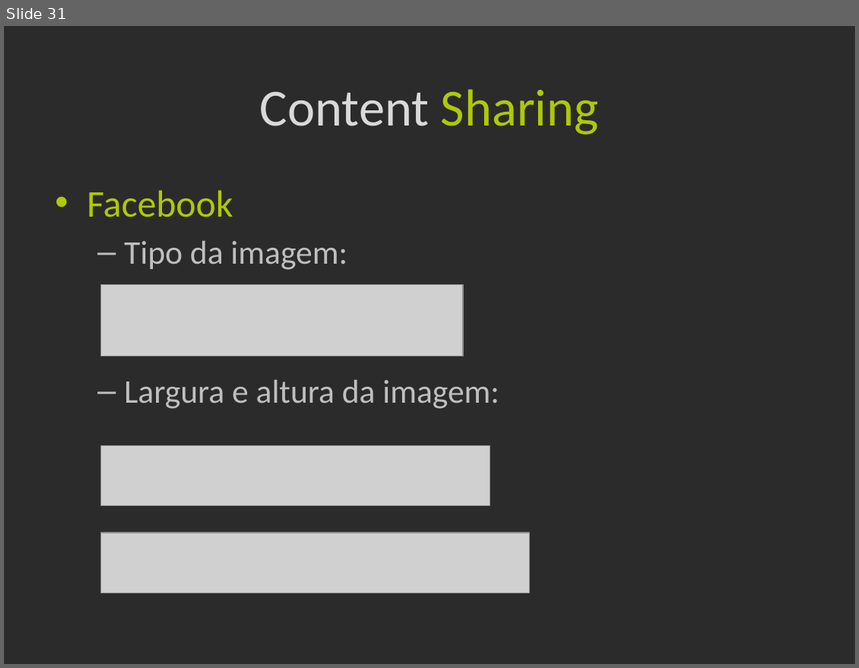
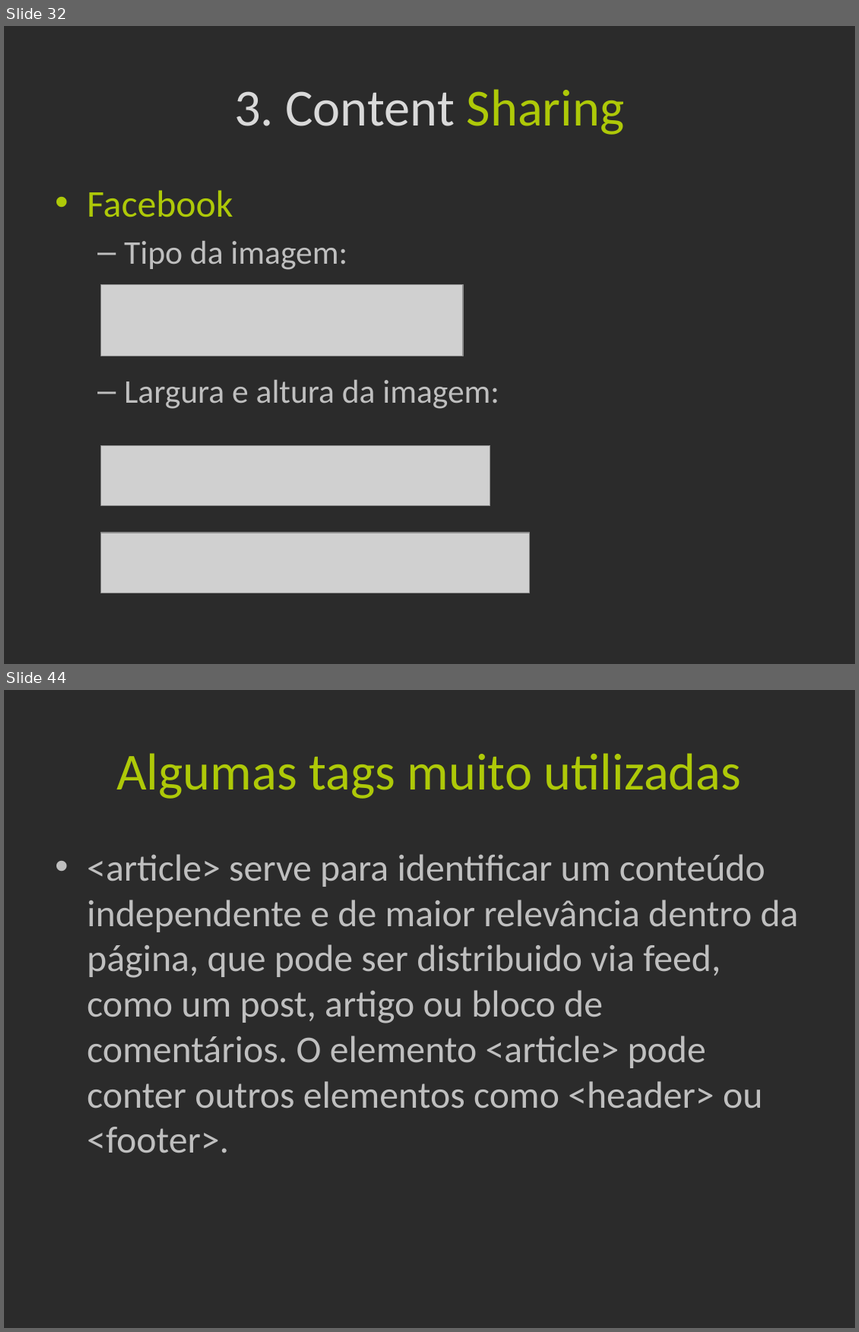
Before and after one commit to Frossard/HTML5-na-pratica, a slide deck: _Presentation/apresentacao.pptx. Shown one above the other, each under a label of ours: slide 31 before the commit, slides 32 and 44 after it; the slides between them are not shown. The pictures are 859x668 and 859x1332 pixels, drawn with LibreOffice and Linux fonts; fonts in the diff are those of the drawing; grey boxes stand for pictures; background and template pictures are left out; a plain dark background stands for a picture behind light text. Boxes give left, top, right and bottom in pixels: in the first picture for what was removed or moved away, otherwise in the second. Text is boxed around its words. In the diff, an @@ line names an element or a change of style, - is before the commit and + after.

```diff
--- a/_Presentation/apresentacao.pptx
+++ b/_Presentation/apresentacao.pptx
@@ slide 44 added at (4, 690, 855, 1328), background picture (left out) @@
@@ title added at (116, 753, 742, 799), 44 pt, text #AEC908 @@
+Algumas tags muito utilizadas
@@ text added at (87, 854, 799, 1154), 32 pt, text #BFBFBF @@
+• <article> serve para identificar um conteúdo independente e de maior relevância dentro da página, que pode ser distribuido via feed, como um post, artigo ou bloco de comentários. O elemento <article> pode conter outros elementos como <header> ou <footer>.
@@ what was slide 31 is now slide 32 @@
@@ slide 32 changed as well @@
@@ title at (234, 89, 625, 135): text changed @@
-Content Sharing
+3. Content Sharing
```
Also in this commit, not shown: 7 other slides changed, 18 other slides added, 3 slides removed.
